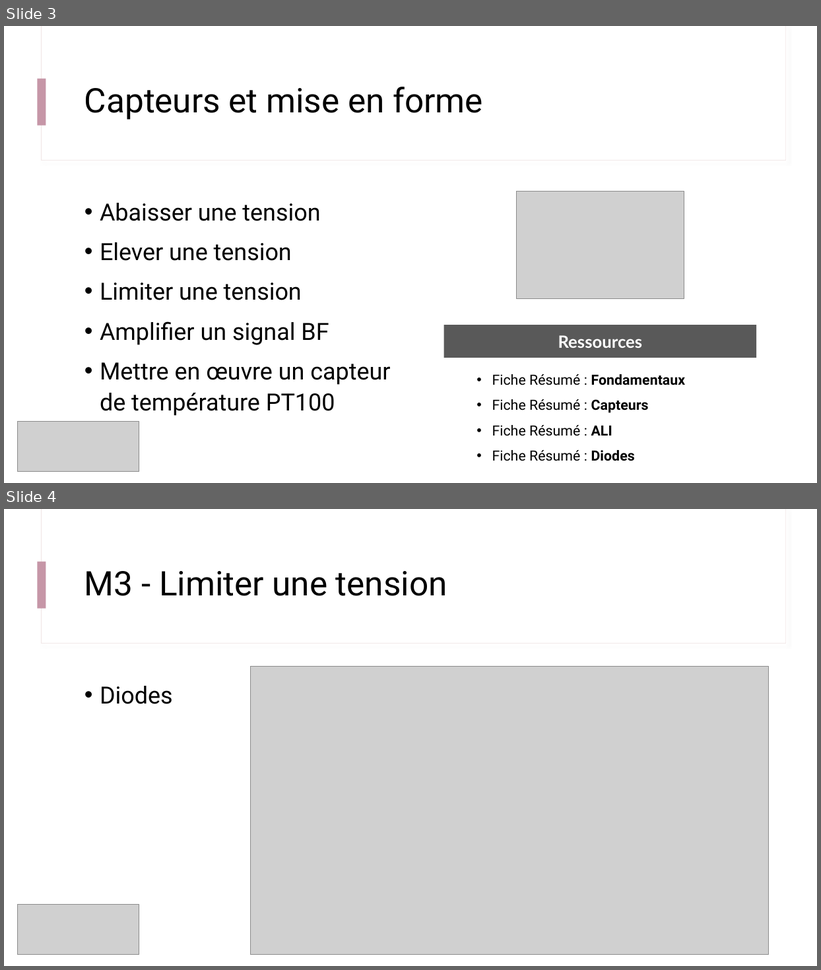
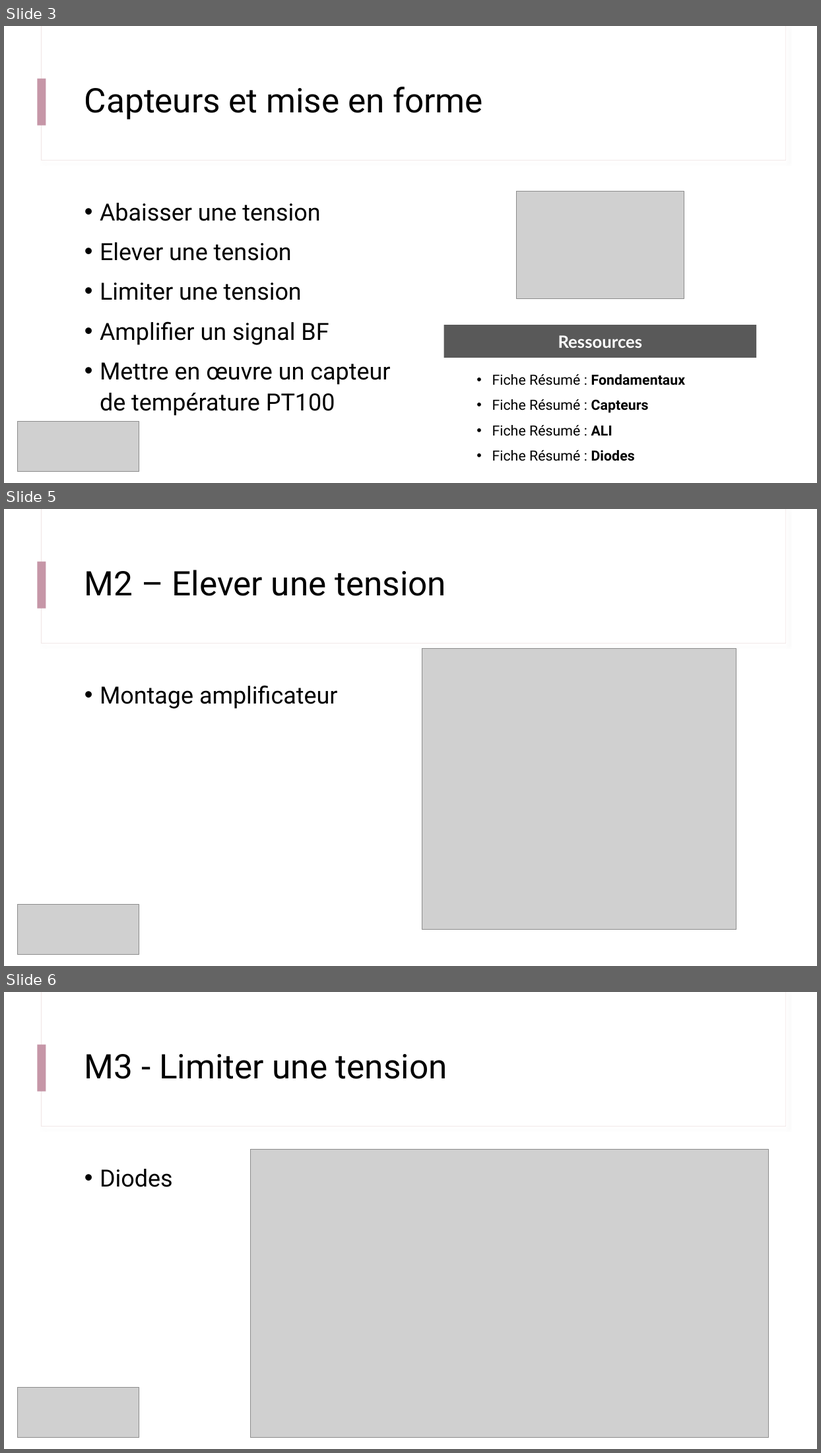
Before and after one commit to IOGS-Digital-Methods/semester-5, a slide deck: CeTI/b1_capteurs/B1_1_capteurs.pptx. Shown one above the other, each under a label of ours: slides 3 and 4 before the commit, slides 3, 5 and 6 after it; the slides between them are not shown. The pictures are 821x970 and 821x1453 pixels, drawn with LibreOffice and Linux fonts; fonts in the diff are those of the drawing; grey boxes stand for pictures. Boxes give left, top, right and bottom in pixels: in the first picture for what was removed or moved away, otherwise in the second. Text is boxed around its words. In the diff, an @@ line names an element or a change of style, - is before the commit and + after.

```diff
--- a/CeTI/b1_capteurs/B1_1_capteurs.pptx
+++ b/CeTI/b1_capteurs/B1_1_capteurs.pptx
@@ slide 5 added at <box>4,509,817,966</box>, background #FFFFFF; not listed: 3 template elements that a slide beside it also shows @@
@@ title added at <box>85,570,446,596</box>, 40 pt, text #000000 @@
+M2 – Elever une tension
@@ picture added at <box>422,649,737,930</box> @@
@@ text added at <box>100,685,338,709</box>, 28 pt, text #000000 @@
+• Montage amplificateur
@@ picture added at <box>17,905,139,955</box> @@
@@ what was slide 4 is now slide 6 @@
```
Also in this commit, not shown: 2 slides changed, 4 other slides added, 1 other file.
